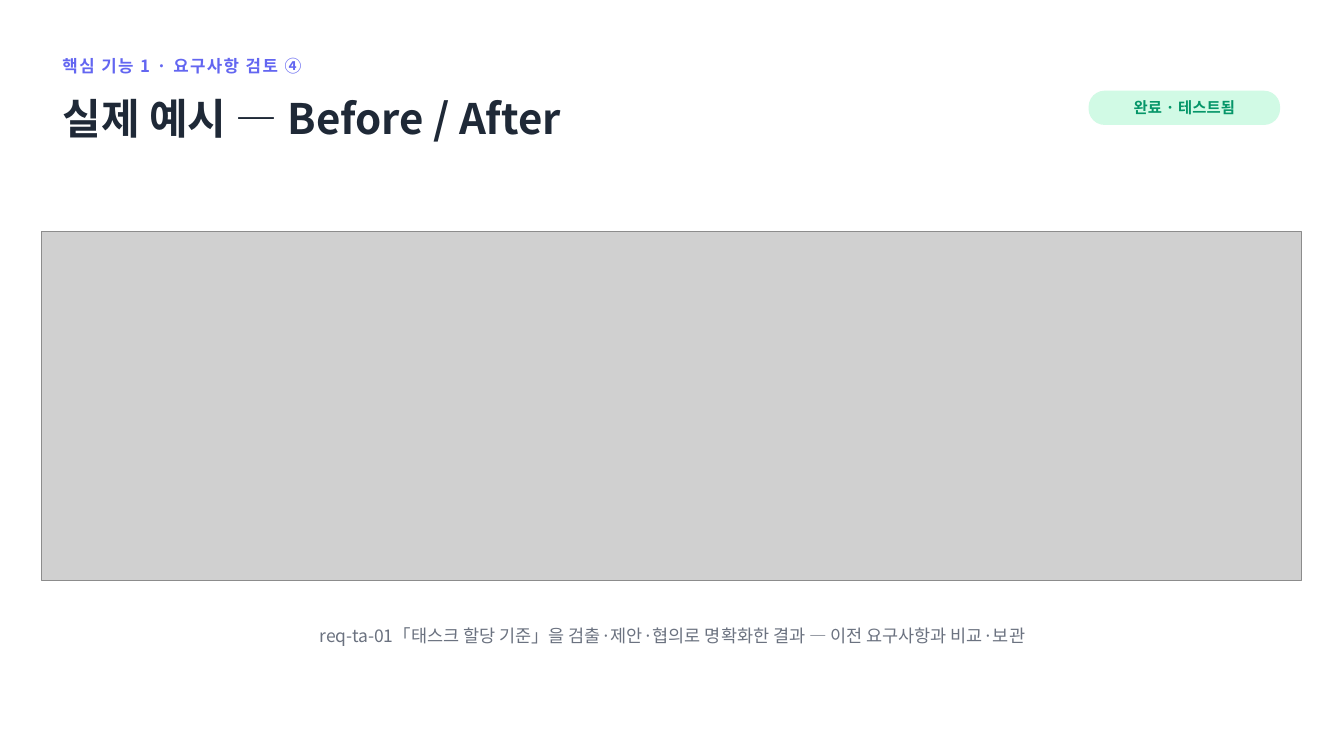
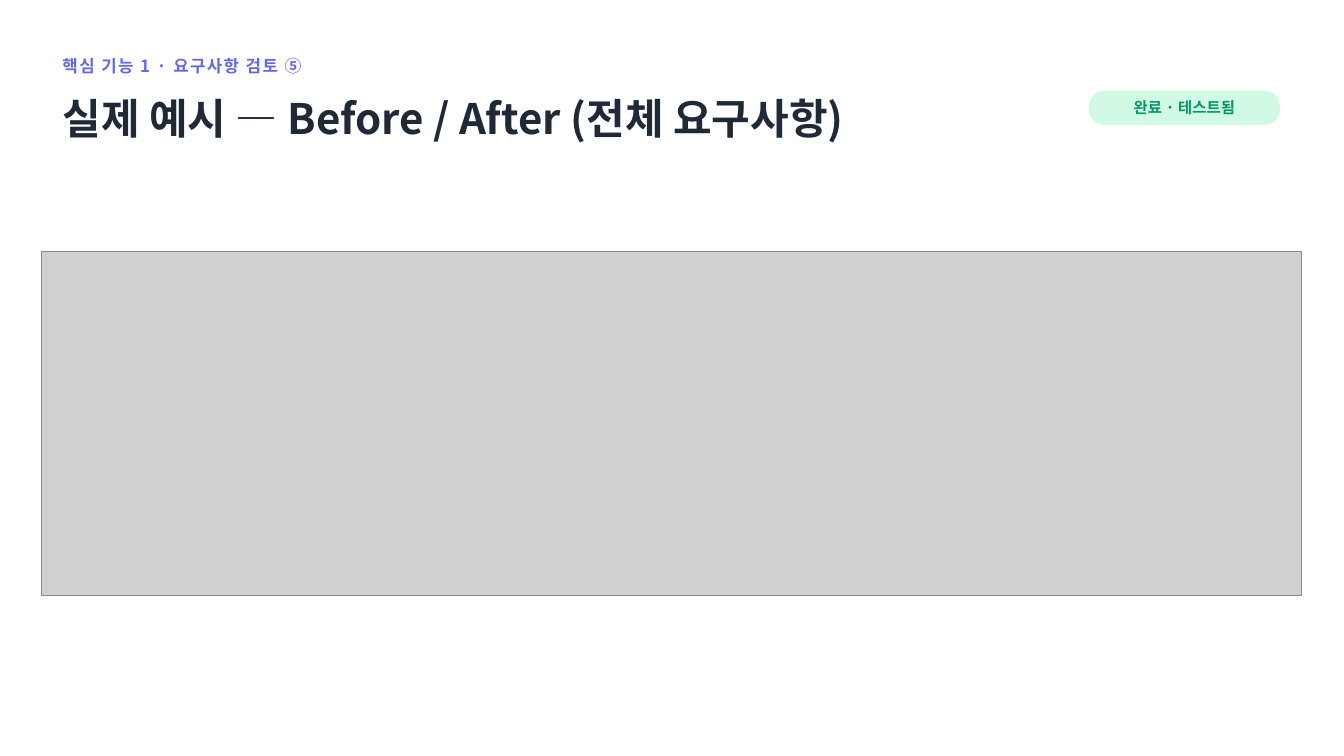
Before and after one commit to jihunhan98/semes-superrookie, a slide deck: slide 9 of docs/진행공유_요구사항자동화.pptx (slide 8 before the commit). Drawn at 1344x756 pixels with LibreOffice and Linux fonts; fonts in the diff are those of the drawing; grey boxes stand for pictures. Boxes give left, top, right and bottom in pixels: in the first picture for what was removed or moved away, otherwise in the second. Text is boxed around its words. In the diff, an @@ line names an element or a change of style, - is before the commit and + after.

```diff
--- a/docs/진행공유_요구사항자동화.pptx
+++ b/docs/진행공유_요구사항자동화.pptx
@@ text at bbox=[62, 58, 302, 74]: text changed @@
-핵심 기능 1 · 요구사항 검토 ④
+핵심 기능 1 · 요구사항 검토 ⑤
@@ text at bbox=[62, 98, 843, 143]: text changed @@
-실제 예시 — Before / After
+실제 예시 — Before / After (전체 요구사항)
@@ picture: place and size @@
-picture at bbox=[41, 232, 1302, 581]
+picture at bbox=[41, 252, 1302, 596]
@@ text removed at bbox=[320, 627, 1025, 646] @@
-req-ta-01「태스크 할당 기준」을 검출·제안·협의로 명확화한 결과 — 이전 요구사항과 비교·보관
```
Also in this commit, not shown: 1 other slide changed, 1 slide added, 4 other files.
